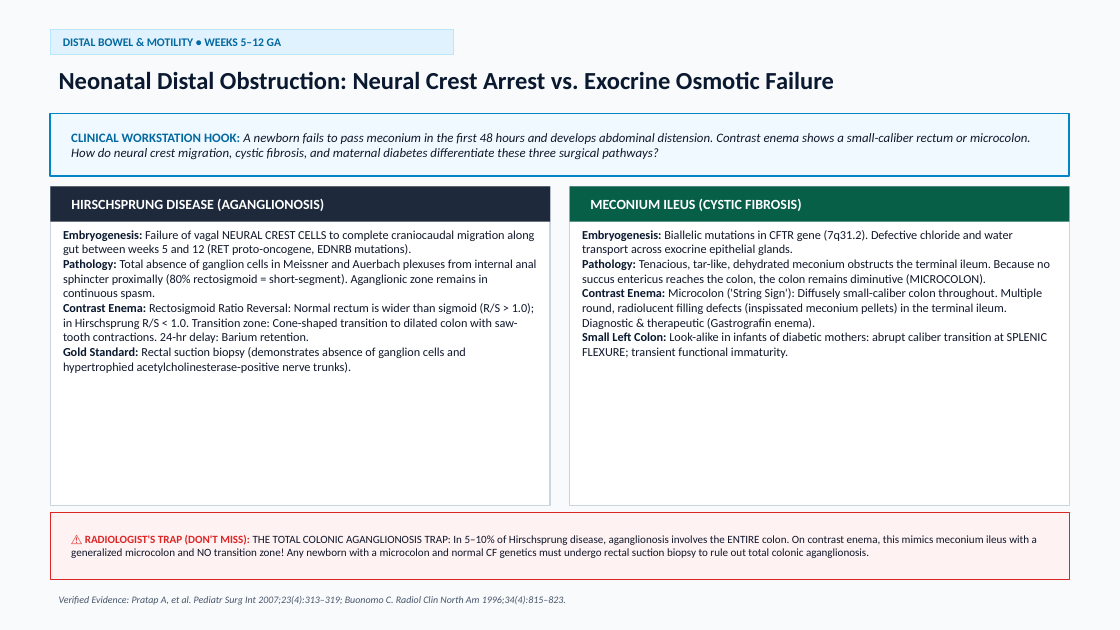
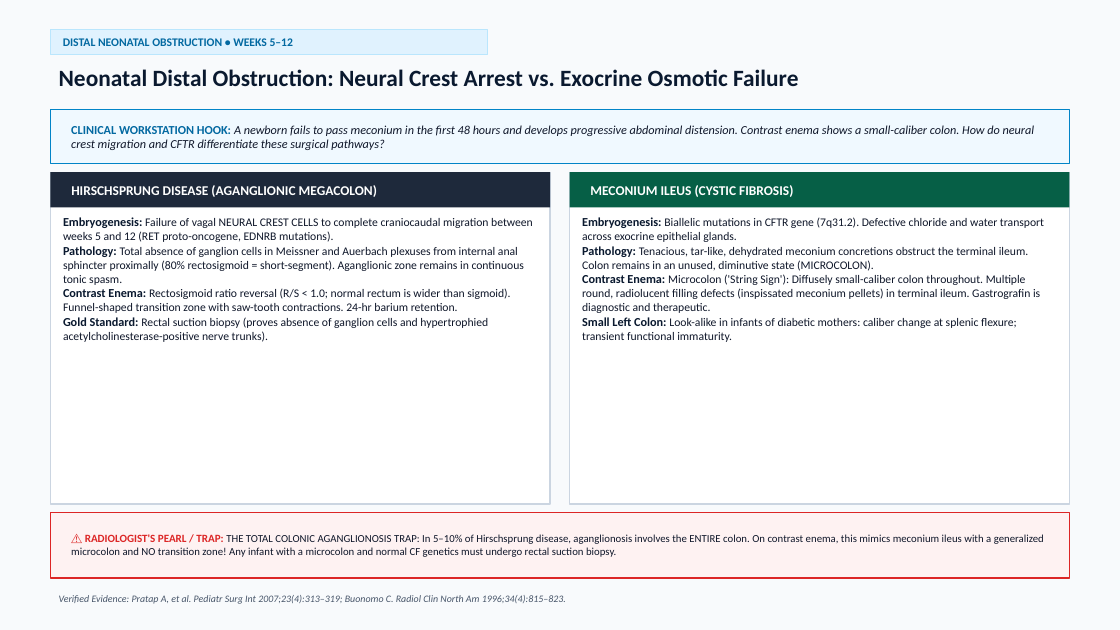
Before and after one commit to medicoforever/embryology-radiology-masterclass, a slide deck: slide 15 of Embryology_GIT_GU_Radiology_Masterclass.pptx (slide 7 before the commit). Drawn at 1120x630 pixels with LibreOffice and Linux fonts; fonts in the diff are those of the drawing. Boxes give left, top, right and bottom in pixels: in the first picture for what was removed or moved away, otherwise in the second. Text is boxed around its words. In the diff, an @@ line names an element or a change of style, - is before the commit and + after.

```diff
--- a/Embryology_GIT_GU_Radiology_Masterclass.pptx
+++ b/Embryology_GIT_GU_Radiology_Masterclass.pptx
@@ rectangle resized from (x1=50, y1=29, x2=454, y2=55) to (x1=50, y1=29, x2=487, y2=55) @@
@@ text "Neonatal Distal Obstruction: Neural Crest ..." at (x1=59, y1=69, x2=798, y2=86): size 21 to 20 pt @@
@@ text at (x1=63, y1=38, x2=293, y2=46): text changed @@
-DISTAL BOWEL & MOTILITY • WEEKS 5–12 GA
+DISTAL NEONATAL OBSTRUCTION • WEEKS 5–12
@@ rectangle resized from (x1=50, y1=113, x2=1070, y2=176) to (x1=50, y1=109, x2=1070, y2=164) @@
@@ rectangle at (x1=50, y1=109, x2=1070, y2=164): outline #0284C7 1.5 pt to #0284C7 1.2 pt @@
@@ text at (x1=71, y1=125, x2=1035, y2=150): text changed; size 11 to 10.5 pt @@
-CLINICAL WORKSTATION HOOK: A newborn fails to pass meconium in the first 48 hours and develops abdominal distension. Contrast enema shows a small-caliber rectum or microcolon. How do neural crest migration, cystic fibrosis, and maternal diabetes differentiate these three surgical pathways?
+CLINICAL WORKSTATION HOOK: A newborn fails to pass meconium in the first 48 hours and develops progressive abdominal distension. Contrast enema shows a small-caliber colon. How do neural crest migration and CFTR differentiate these surgical pathways?
@@ rectangle resized from (x1=50, y1=187, x2=550, y2=506) to (x1=50, y1=172, x2=550, y2=504) @@
@@ 2 rectangles, 1 text moved together from (x1=50, y1=187, x2=1070, y2=222) to (x1=50, y1=172, x2=1070, y2=208) @@
@@ rectangle resized from (x1=570, y1=187, x2=1070, y2=506) to (x1=570, y1=172, x2=1070, y2=504) @@
@@ text "MECONIUM ILEUS (CYSTIC FIBROSIS)" at (x1=590, y1=185, x2=793, y2=197): size 12 to 11.5 pt @@
@@ text at (x1=71, y1=185, x2=377, y2=197): text changed; size 12 to 11.5 pt @@
-HIRSCHSPRUNG DISEASE (AGANGLIONOSIS)
+HIRSCHSPRUNG DISEASE (AGANGLIONIC MEGACOLON)
@@ text at (x1=63, y1=217, x2=533, y2=342): text changed; size 10.5 to 10 pt @@
-Embryogenesis: Failure of vagal NEURAL CREST CELLS to complete craniocaudal migration along gut between weeks 5 and 12 (RET proto-oncogene, EDNRB mutations).
-Pathology: Total absence of ganglion cells in Meissner and Auerbach plexuses from internal anal sphincter proximally (80% rectosigmoid = short-segment). Aganglionic zone remains in continuous spasm.
-Contrast Enema: Rectosigmoid Ratio Reversal: Normal rectum is wider than sigmoid (R/S > 1.0); in Hirschsprung R/S < 1.0. Transition zone: Cone-shaped transition to dilated colon with saw-tooth contractions. 24-hr delay: Barium retention.
-Gold Standard: Rectal suction biopsy (demonstrates absence of ganglion cells and hypertrophied acetylcholinesterase-positive nerve trunks).
+Embryogenesis: Failure of vagal NEURAL CREST CELLS to complete craniocaudal migration between weeks 5 and 12 (RET proto-oncogene, EDNRB mutations).
+Pathology: Total absence of ganglion cells in Meissner and Auerbach plexuses from internal anal sphincter proximally (80% rectosigmoid = short-segment). Aganglionic zone remains in continuous tonic spasm.
+Contrast Enema: Rectosigmoid ratio reversal (R/S < 1.0; normal rectum is wider than sigmoid). Funnel-shaped transition zone with saw-tooth contractions. 24-hr barium retention.
+Gold Standard: Rectal suction biopsy (proves absence of ganglion cells and hypertrophied acetylcholinesterase-positive nerve trunks).
@@ text at (x1=582, y1=217, x2=1044, y2=342): text changed; size 10.5 to 10 pt @@
-Embryogenesis: Biallelic mutations in CFTR gene (7q31.2). Defective chloride and water transport across exocrine epithelial glands.
-Pathology: Tenacious, tar-like, dehydrated meconium obstructs the terminal ileum. Because no succus entericus reaches the colon, the colon remains diminutive (MICROCOLON).
-Contrast Enema: Microcolon ('String Sign'): Diffusely small-caliber colon throughout. Multiple round, radiolucent filling defects (inspissated meconium pellets) in the terminal ileum. Diagnostic & therapeutic (Gastrografin enema).
-Small Left Colon: Look-alike in infants of diabetic mothers: abrupt caliber transition at SPLENIC FLEXURE; transient functional immaturity.
+Embryogenesis: Biallelic mutations in CFTR gene (7q31.2). Defective chloride and water transport across exocrine epithelial glands.
+Pathology: Tenacious, tar-like, dehydrated meconium concretions obstruct the terminal ileum. Colon remains in an unused, diminutive state (MICROCOLON).
+Contrast Enema: Microcolon ('String Sign'): Diffusely small-caliber colon throughout. Multiple round, radiolucent filling defects (inspissated meconium pellets) in terminal ileum. Gastrografin is diagnostic and therapeutic.
+Small Left Colon: Look-alike in infants of diabetic mothers: caliber change at splenic flexure; transient functional immaturity.
@@ text at (x1=71, y1=534, x2=1044, y2=557): text changed; size 9.5 to 9.2 pt @@
-⚠️ RADIOLOGIST'S TRAP (DON'T MISS): THE TOTAL COLONIC AGANGLIONOSIS TRAP: In 5–10% of Hirschsprung disease, aganglionosis involves the ENTIRE colon. On contrast enema, this mimics meconium ileus with a generalized microcolon and NO transition zone! Any newborn with a microcolon and normal CF genetics must undergo rectal suction biopsy to rule out total colonic aganglionosis.
+⚠️ RADIOLOGIST'S PEARL / TRAP: THE TOTAL COLONIC AGANGLIONOSIS TRAP: In 5–10% of Hirschsprung disease, aganglionosis involves the ENTIRE colon. On contrast enema, this mimics meconium ileus with a generalized microcolon and NO transition zone! Any infant with a microcolon and normal CF genetics must undergo rectal suction biopsy.
```
Also in this commit, not shown: 15 other slides changed, 14 slides added, 4 slides removed.
